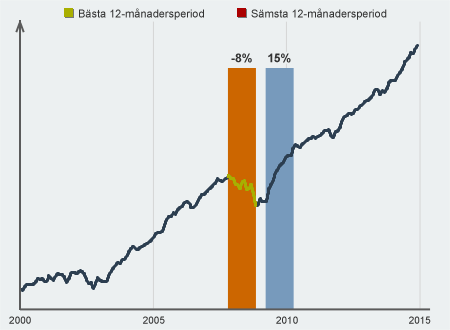
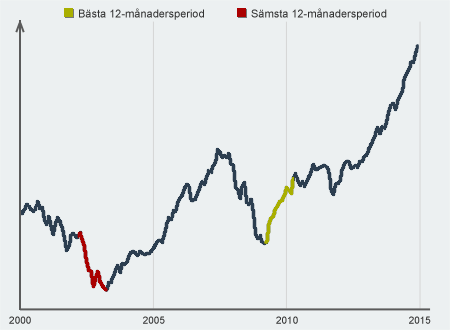
Layered file, before and after one edit (450x330). Changes by layer:
painted on "xAxis2005Text" over [161, 318, 164, 324]
hid "maxReturnText", painted on it over [268, 53, 291, 63]
hid "maxLossText", painted on it over [231, 53, 252, 63]
moved "expReturnCurveMax" above "expReturnCurveMin", painted on it over [227, 175, 294, 243]
painted on "expReturnCurveMin" over [78, 175, 256, 291]
painted on "expReturnCurve" over [21, 45, 418, 291]
hid "maxLossBox", painted on it over [78, 68, 256, 309]
hid "maxReturnBox", painted on it over [265, 68, 294, 309]
